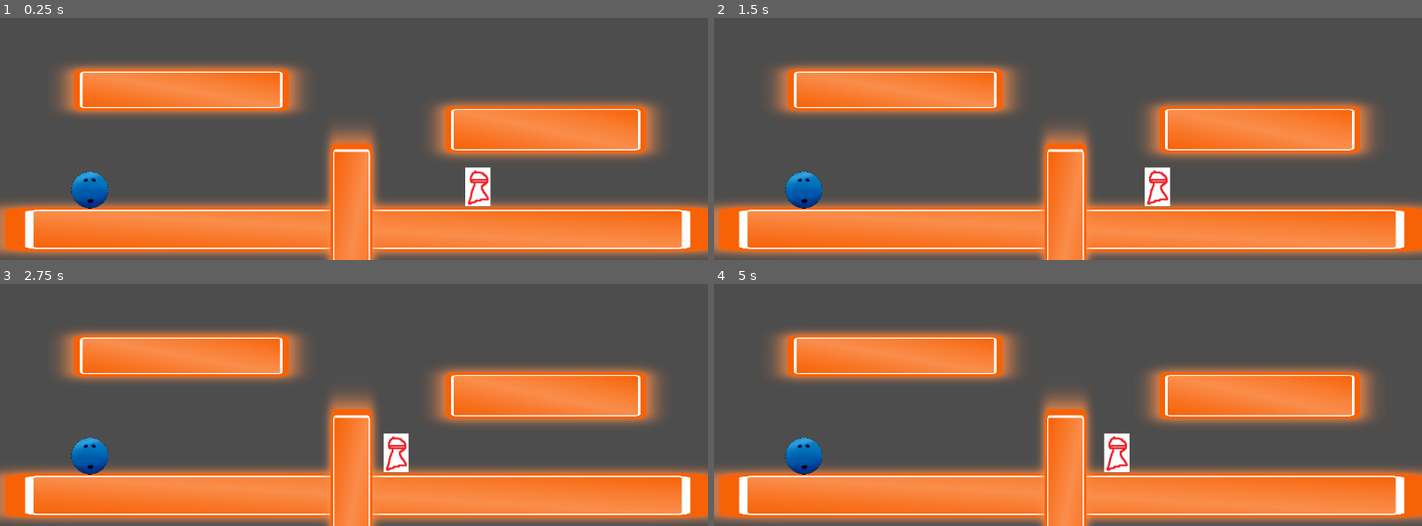
Above: before the commit, frames 1-4 (two rows, left to right).
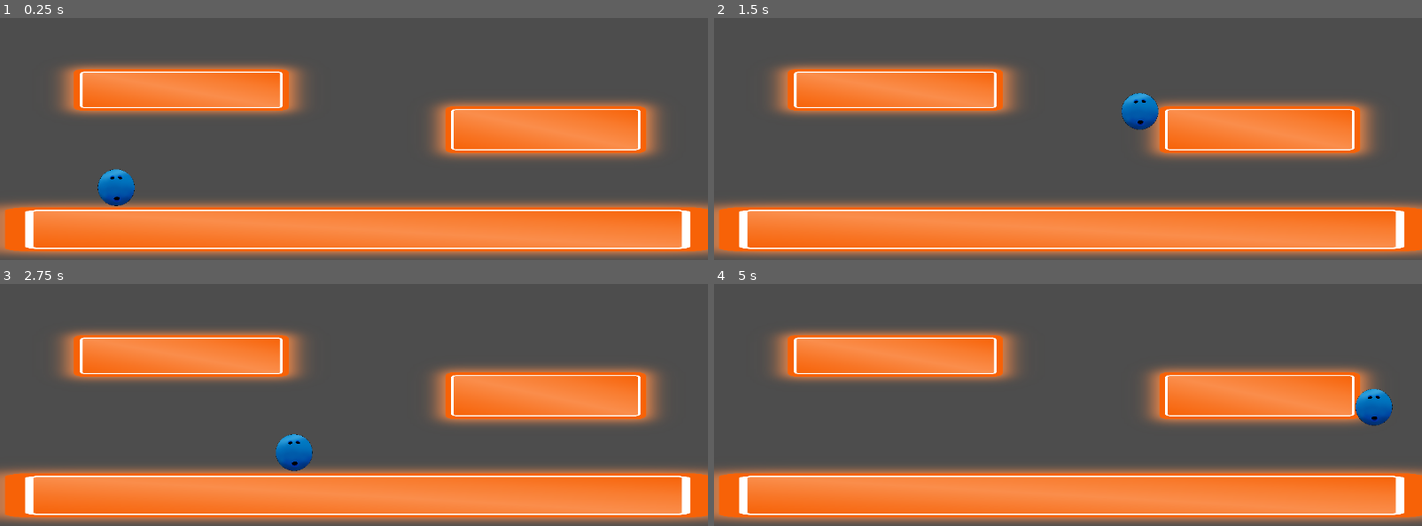
Above: after the commit, the same moments.

Repository: untitledfish/BowlingGame
Game: Godot game, scene res://Scenes/Maps/TestMap.tscn
Same seed, same stepped clock (60 frames per second), same inputs: the game is played once before the commit and once after it.
Inputs:
- Up to frame 1 (0.25 s): no input
- Up to frame 2 (1.5 s): tap Enter at 0.5 s; hold Shift (Run) 0.53-1.28 s; hold Right (ui_right) from 0.53 s (still down); tap Space at 0.77 s; tap Ctrl at 1.35 s
- Up to frame 3 (2.75 s): tap Space at 1.52 s; release Right (ui_right) at 2.03 s; hold Left (ui_left) from 2.03 s (still down); hold Shift (Run) from 2.03 s (still down)
- Up to frame 4 (5 s): release Left (ui_left) at 2.78 s; release Shift (Run) at 2.78 s; hold Right (ui_right) 2.78-4.28 s; tap Ctrl at 2.85, 4.35 s; tap Space at 3.02, 3.77, 4.52 s; hold Shift (Run) 3.53-4.28 s; hold Left (ui_left) from 4.28 s (still down)

The runs differ from the first frame. In frame 1, 4.8% of the frame differs, in the area x 10-70%, y 44-100%; in frame 2, 5.0%, in the area x 10-65%, y 31-100%; in frame 3, 4.9%; in frame 4, 5.0%.

Commit message:
update basic enemies

Diff:
--- a/Scenes/Characters/Player/MainCharacter.tscn
+++ b/Scenes/Characters/Player/MainCharacter.tscn
@@ -6,14 +6,13 @@
 [sub_resource type="CircleShape2D" id="CircleShape2D_4d8f1"]
 radius = 31.0483
 
-[node name="MainCharacter" type="Node2D" groups=["Player"]]
+[node name="MainCharacter" type="Node2D"]
 
-[node name="Player" type="CharacterBody2D" parent="."]
-collision_layer = 3
-collision_mask = 3
+[node name="CharacterBody2D" type="CharacterBody2D" parent="."]
+position = Vector2(577, 345)
 script = ExtResource("1_qurkh")
 
-[node name="CollisionShape2D" type="CollisionShape2D" parent="Player"]
+[node name="CollisionShape2D" type="CollisionShape2D" parent="CharacterBody2D"]
 shape = SubResource("CircleShape2D_4d8f1")
 
 [node name="BallSprite" type="Sprite2D" parent="CharacterBody2D"]
@@ -21,7 +20,7 @@
 scale = Vector2(0.0492378, 0.0492378)
 texture = ExtResource("2_tyxfi")
 
-[node name="DashCD" type="Timer" parent="Player"]
+[node name="DashCD" type="Timer" parent="CharacterBody2D"]
 one_shot = true
 
-[connection signal="timeout" from="Player/DashCD" to="Player" method="_on_dash_cd_timeout"]
+[connection signal="timeout" from="CharacterBody2D/DashCD" to="CharacterBody2D" method="_on_dash_cd_timeout"]
--- a/Scenes/Maps/TestMap.tscn
+++ b/Scenes/Maps/TestMap.tscn
@@ -1,8 +1,7 @@
-[gd_scene load_steps=6 format=3 uid="uid://cm8sqw2s0ep6j"]
+[gd_scene load_steps=5 format=3 uid="uid://cm8sqw2s0ep6j"]
 
 [ext_resource type="Texture2D" uid="uid://crmwxxewbf3ww" path="res://Sprites/Maps/neon-orange-rectangle-banner-neon-rectangle-png-2371563313.png" id="1_4qo1u"]
 [ext_resource type="PackedScene" uid="uid://cdanb0gsgn06m" path="res://Scenes/Characters/Player/MainCharacter.tscn" id="2_03cl6"]
-[ext_resource type="PackedScene" uid="uid://bf08d2iyvt7nk" path="res://Scenes/Characters/Grunt1.tscn" id="4_2d18j"]
 
 [sub_resource type="RectangleShape2D" id="RectangleShape2D_r411r"]
 size = Vector2(1153, 30)
@@ -45,21 +44,5 @@
 scale = Vector2(0.281641, 0.108751)
 texture = ExtResource("1_4qo1u")
 
-[node name="StaticBody2D4" type="StaticBody2D" parent="."]
-position = Vector2(942, 337)
-rotation = 1.57079
-
-[node name="CollisionShape2D" type="CollisionShape2D" parent="StaticBody2D4"]
-position = Vector2(291, 356)
-shape = SubResource("RectangleShape2D_n5y60")
-
-[node name="Sprite2D" type="Sprite2D" parent="StaticBody2D4"]
-position = Vector2(295, 370)
-scale = Vector2(0.281641, 0.108751)
-texture = ExtResource("1_4qo1u")
-
 [node name="MainCharacter" parent="." instance=ExtResource("2_03cl6")]
-position = Vector2(146, 534)
-
-[node name="Grunt1" parent="." instance=ExtResource("4_2d18j")]
-position = Vector2(778, 519)
+position = Vector2(-388, 181)
